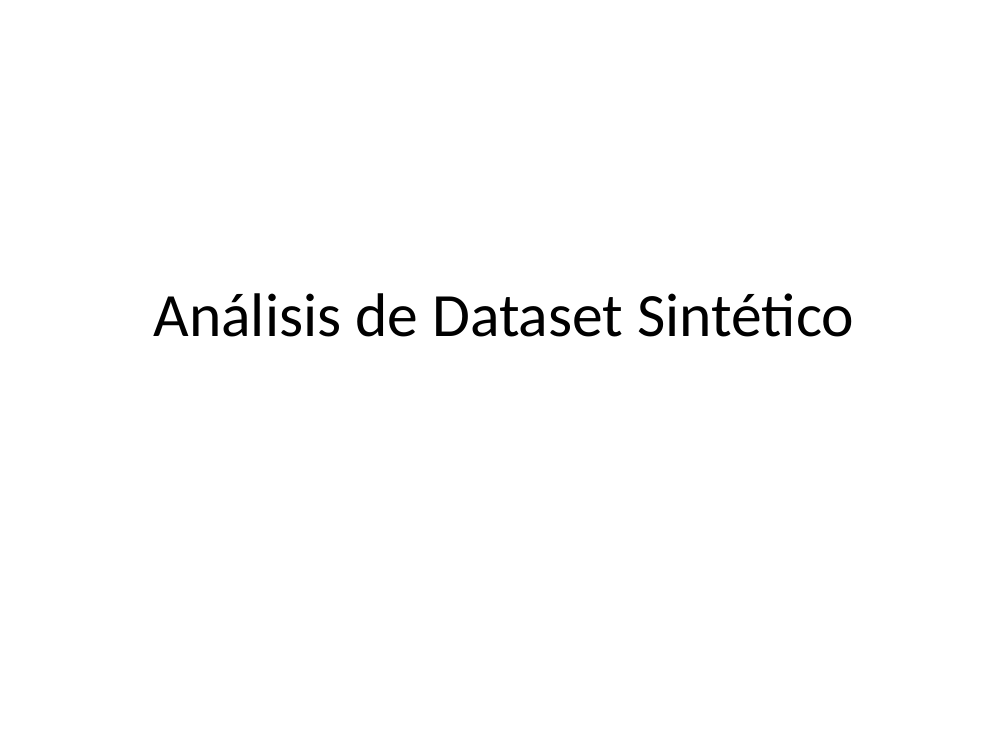
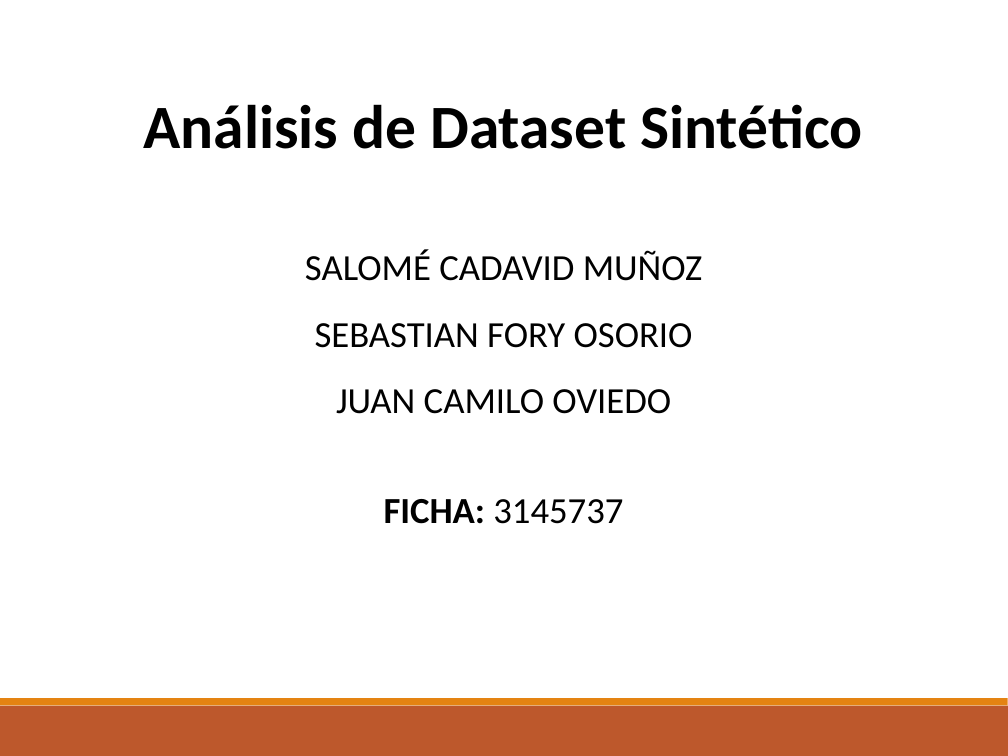
Before and after one commit to SalomeCadavid/proyecto-redes-neuronales, a slide deck: slide 1 of docs/presentaciones/equipo1.pptx. Drawn at 1008x756 pixels with LibreOffice and Linux fonts; fonts in the diff are those of the drawing. Boxes give left, top, right and bottom in pixels: in the first picture for what was removed or moved away, otherwise in the second. Text is boxed around its words. In the diff, an @@ line names an element or a change of style, - is before the commit and + after.

```diff
--- a/docs/presentaciones/equipo1.pptx
+++ b/docs/presentaciones/equipo1.pptx
@@ text "Análisis de Dataset Sintético": place and size @@
-text "Análisis de Dataset Sintético" at (154,293,854,337)
+text "Análisis de Dataset Sintético" at (144,104,862,149)
@@ text "Análisis de Dataset Sintético" at (144,104,862,149): bold on @@
@@ text added at (305,250,702,524), 28 pt, text #000000 @@
+SALOMÉ CADAVID MUÑOZ
+SEBASTIAN FORY OSORIO
+JUAN CAMILO OVIEDO
+FICHA: 3145737
@@ rectangle added at (0,706,1007,756), fill #BD582C @@
@@ rectangle added at (0,698,1007,705), fill #E48312 @@
```
Also in this commit, not shown: 6 other slides changed.
